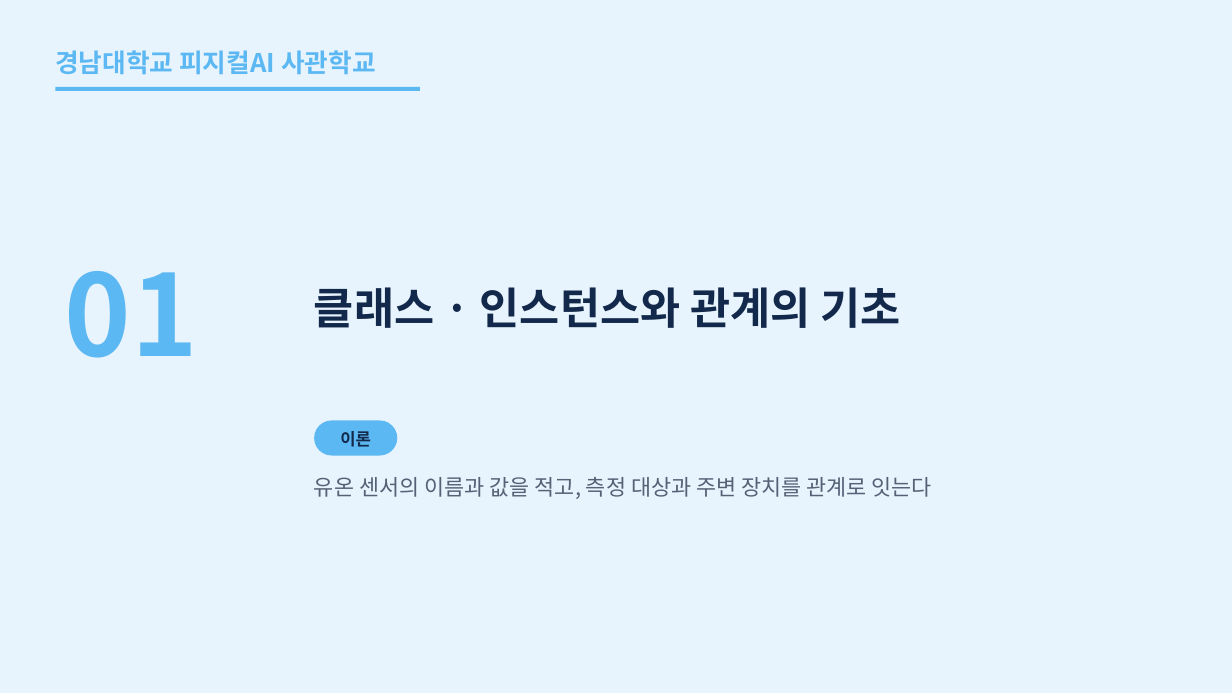
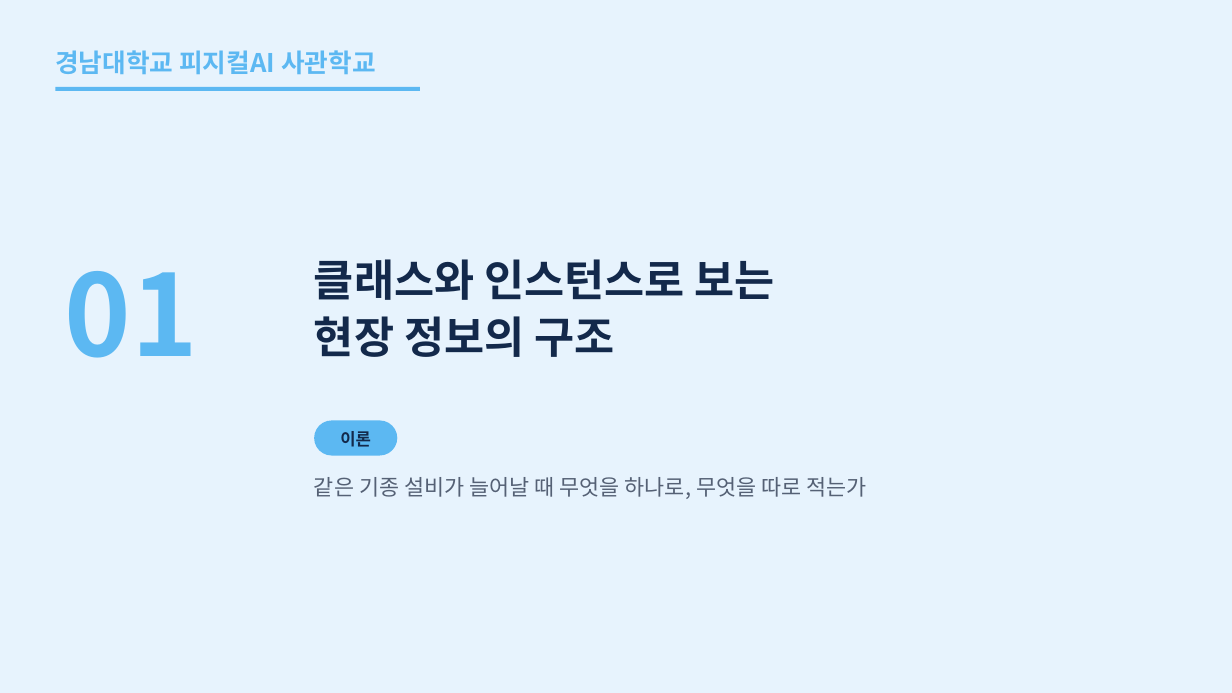
Before and after one commit to uengine-oss/hyd-iot-edu, a slide deck: slide 4 of workspace/강의제작/산출물/통합반/이론/02회차/통합반_02일차.pptx. Drawn at 1232x693 pixels with LibreOffice and Linux fonts; fonts in the diff are those of the drawing. Boxes give left, top, right and bottom in pixels: in the first picture for what was removed or moved away, otherwise in the second. Text is boxed around its words. In the diff, an @@ line names an element or a change of style, - is before the commit and + after.

```diff
--- a/workspace/강의제작/산출물/통합반/이론/02회차/통합반_02일차.pptx
+++ b/workspace/강의제작/산출물/통합반/이론/02회차/통합반_02일차.pptx
@@ text at (314, 259, 775, 357): text changed @@
-클래스 · 인스턴스와 관계의 기초
+클래스와 인스턴스로 보는
+현장 정보의 구조
@@ text at (314, 477, 867, 499): text changed @@
-유온 센서의 이름과 값을 적고, 측정 대상과 주변 장치를 관계로 잇는다
+같은 기종 설비가 늘어날 때 무엇을 하나로, 무엇을 따로 적는가
```
Also in this commit, not shown: 28 other slides changed, 40 slides added, 50 slides removed, 25 other files.
